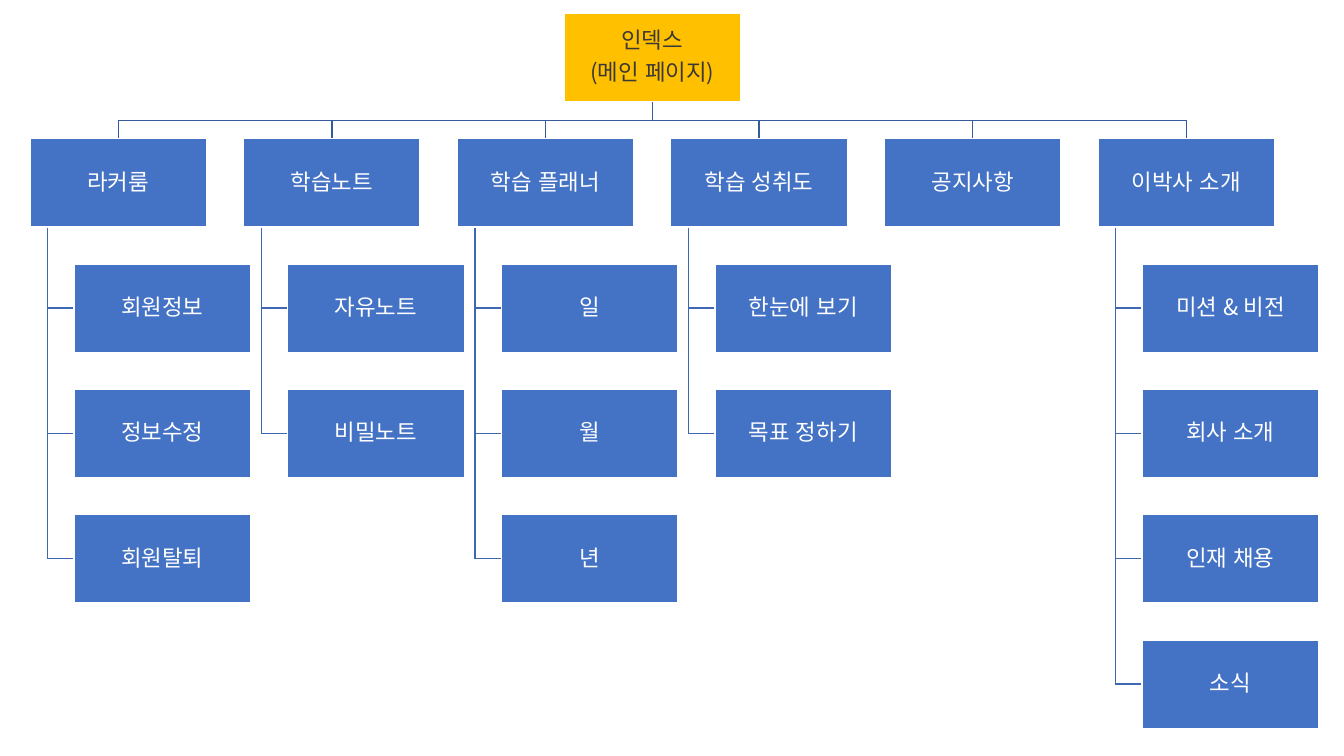
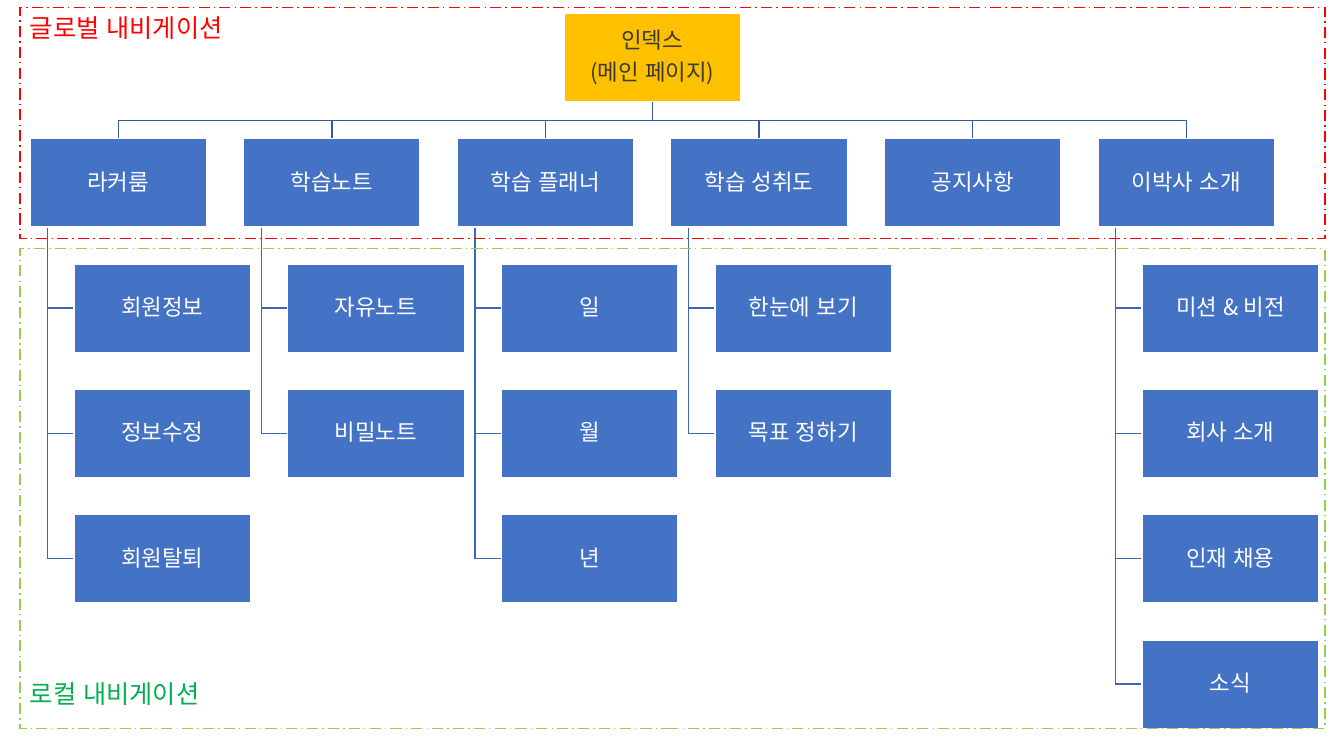
Before and after one commit to seehoonoh/my, a slide deck: slide 10 of 와이어프레임.pptx (slide 6 before the commit). Drawn at 1344x756 pixels with LibreOffice and Linux fonts; fonts in the diff are those of the drawing. Boxes give left, top, right and bottom in pixels: in the first picture for what was removed or moved away, otherwise in the second. Text is boxed around its words. In the diff, an @@ line names an element or a change of style, - is before the commit and + after.

```diff
--- a/와이어프레임.pptx
+++ b/와이어프레임.pptx
@@ rectangle added at (20, 7, 1326, 239), outline #FF0000 1 pt dashed @@
@@ text added at (30, 16, 222, 39), 18 pt, text #FF0000 @@
+글로벌 내비게이션
@@ rectangle added at (20, 249, 1326, 729), outline #92D050 1 pt dashed @@
@@ text added at (30, 682, 199, 705), 18 pt, text #00B050 @@
+로컬 내비게이션
```
Also in this commit, not shown: 1 other slide changed, 8 slides added, 4 other files.
